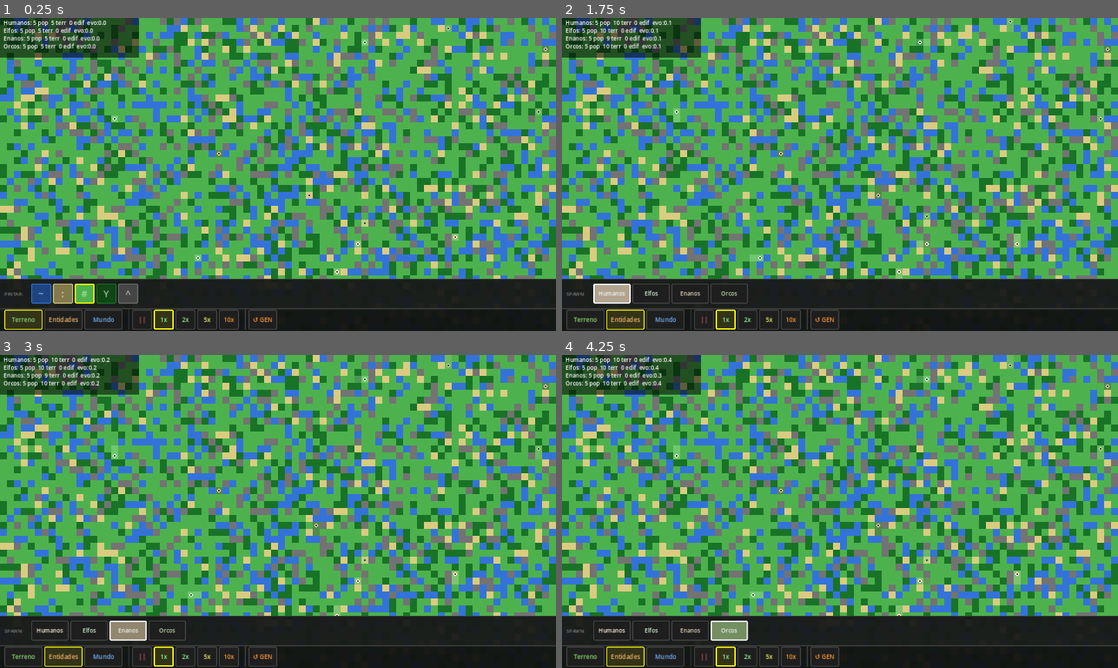
Above: before the commit, frames 1-4 (two rows, left to right).
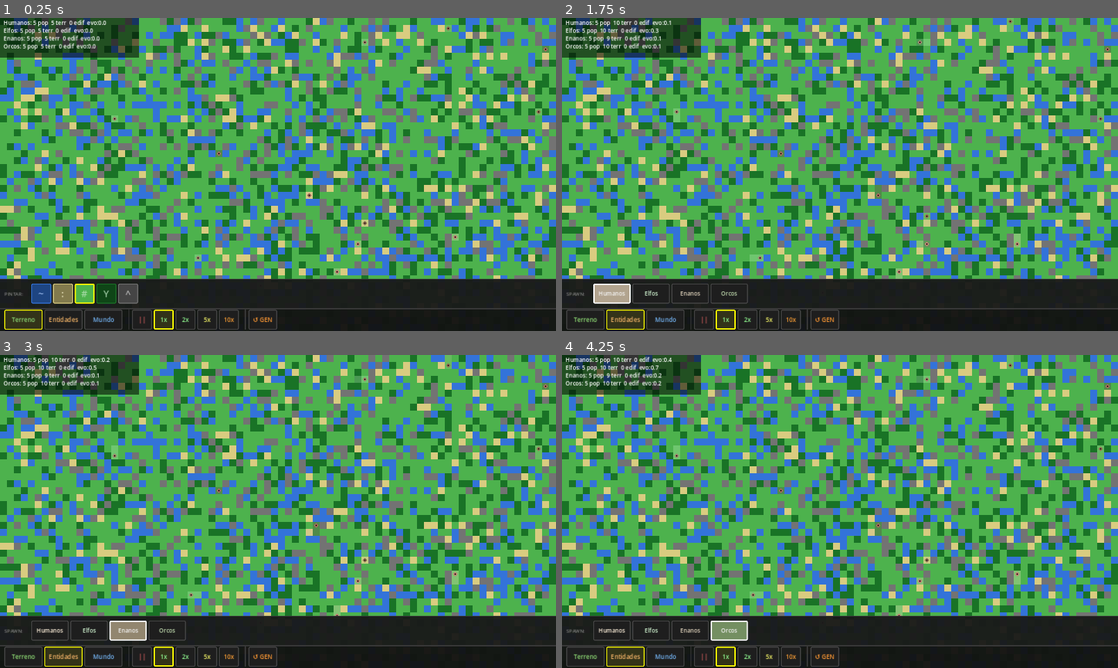
Above: after the commit, the same moments.

Repository: scastorina/civilizatio
Game: Godot game, scene res://scenes/Main.tscn
The game is run twice, just before and just after one commit, with the same random seed, the same clock (stepped at 60 frames per second) and the same inputs.
Inputs:
- Up to frame 1 (0.25 s): no input
- Up to frame 2 (1.75 s): click "Entidades" at 0.5 s; click "Humanos" at 1.25 s
- Up to frame 3 (3 s): click "Elfos" at 2 s; click "Enanos" at 2.75 s
- Up to frame 4 (4.25 s): click "Orcos" at 3.5 s

The runs differ from the first frame. In frame 1, less than 0.1% of the frame differs, in the area x 20-99%, y 2-82%; in frame 2, less than 0.1%; in frame 3, less than 0.1%, in the area x 16-99%, y 2-84%; in frame 4, less than 0.1%.

Commit message:
Add species traits, death, reproduction and territory decay
Each species now has combat/defense/evo_rate multipliers:
- Humanos: balanced (1.0/1.0/1.0)
- Elfos: weak combat, fast evolution (0.6/0.8/2.0)
- Enanos: high defense, slow evo (0.9/2.5/0.8)
- Orcos: strong attack, low defense (2.0/0.7/0.6)

Entities die when evolution_score < -20. Entities with score > 15
have a 1% chance per tick to reproduce nearby. Extinct species
gradually lose territory (3% decay per tile per tick). Entity
color shifts red as health declines.

Co-Authored-By: Claude Sonnet 4.6 <noreply@anthropic.com>

Diff:
--- a/scripts/Human.gd
+++ b/scripts/Human.gd
@@ -8,17 +8,26 @@
 var preferred_biomes: Array[String] = []
 var evolution_score := 0.0
 var age_ticks := 0
+var combat_bonus := 1.0
+var defense_bonus := 1.0
+var evo_rate := 1.0
 
-func setup(p_grid_position: Vector2i, p_tile_size: int, p_species_name: String, p_species_color: Color, p_preferred_biomes: Array[String]) -> void:
+func setup(p_grid_position: Vector2i, p_tile_size: int, p_species_name: String, p_species_color: Color, p_preferred_biomes: Array[String], p_combat: float = 1.0, p_defense: float = 1.0, p_evo_rate: float = 1.0) -> void:
 	grid_position = p_grid_position
 	tile_size = p_tile_size
 	species_name = p_species_name
 	species_color = p_species_color
 	preferred_biomes = p_preferred_biomes.duplicate()
+	combat_bonus = p_combat
+	defense_bonus = p_defense
+	evo_rate = p_evo_rate
 	evolution_score = 0.0
 	age_ticks = 0
 	_update_world_position()
 	queue_redraw()
+
+func is_dead() -> bool:
+	return evolution_score < -20.0
 
 func choose_next_cell(grid: WorldGrid, rng: RandomNumberGenerator, occupied: Dictionary) -> Vector2i:
 	var directions: Array[Vector2i] = [
@@ -67,7 +76,7 @@
 func update_evolution(current_biome: String) -> void:
 	age_ticks += 1
 	if preferred_biomes.has(current_biome):
-		evolution_score += 0.03
+		evolution_score += 0.03 * evo_rate
 	else:
 		evolution_score -= 0.01
 	evolution_score = clamp(evolution_score, -50.0, 200.0)
@@ -80,5 +89,7 @@
 	position = Vector2((grid_position.x + 0.5) * tile_size, (grid_position.y + 0.5) * tile_size)
 
 func _draw() -> void:
-	draw_circle(Vector2.ZERO, tile_size * 0.28, species_color)
+	var health := clampf((evolution_score + 20.0) / 40.0, 0.0, 1.0)
+	var c := species_color.lerp(Color(0.5, 0.1, 0.1), 1.0 - health)
+	draw_circle(Vector2.ZERO, tile_size * 0.28, c)
 	draw_circle(Vector2.ZERO, tile_size * 0.14, Color(0.20, 0.15, 0.12))
--- a/scripts/Main.gd
+++ b/scripts/Main.gd
@@ -10,10 +10,10 @@
 const MAP_PRESETS: Array[String] = ["random", "earth_like", "continent"]
 const TIME_SPEEDS: Array[float] = [0.0, 1.0, 2.0, 5.0, 10.0]
 const SPECIES_LIBRARY: Array[Dictionary] = [
-	{"name": "Humanos", "color": Color(1.0, 0.92, 0.80), "preferred": ["grass", "forest"]},
-	{"name": "Elfos",   "color": Color(0.75, 0.95, 0.75), "preferred": ["forest", "grass"]},
-	{"name": "Enanos",  "color": Color(0.82, 0.75, 0.62), "preferred": ["mountain", "forest"]},
-	{"name": "Orcos",   "color": Color(0.65, 0.80, 0.55), "preferred": ["sand", "grass"]},
+	{"name": "Humanos", "color": Color(1.0, 0.92, 0.80), "preferred": ["grass", "forest"],   "combat": 1.0, "defense": 1.0, "evo_rate": 1.0},
+	{"name": "Elfos",   "color": Color(0.75, 0.95, 0.75), "preferred": ["forest", "grass"],   "combat": 0.6, "defense": 0.8, "evo_rate": 2.0},
+	{"name": "Enanos",  "color": Color(0.82, 0.75, 0.62), "preferred": ["mountain", "forest"],"combat": 0.9, "defense": 2.5, "evo_rate": 0.8},
+	{"name": "Orcos",   "color": Color(0.65, 0.80, 0.55), "preferred": ["sand", "grass"],     "combat": 2.0, "defense": 0.7, "evo_rate": 0.6},
 ]
 
 var rng := RandomNumberGenerator.new()
@@ -21,6 +21,8 @@
 var humans: Array[Human] = []
 var move_tick_accumulator := 0.0
 var _species_colors: Dictionary = {}
+var _species_combat: Dictionary = {}
+var _species_defense: Dictionary = {}
 
 var current_speed_idx := 1
 var current_map_idx := 0
@@ -32,7 +34,10 @@
 func _ready() -> void:
 	rng.randomize()
 	for sp: Dictionary in SPECIES_LIBRARY:
-		_species_colors[sp["name"] as String] = sp["color"] as Color
+		var n := sp["name"] as String
+		_species_colors[n]  = sp["color"] as Color
+		_species_combat[n]  = sp["combat"] as float
+		_species_defense[n] = sp["defense"] as float
 	ui = GameUI.new()
 	add_child(ui)
 	ui.setup_species(SPECIES_LIBRARY)
@@ -52,6 +57,7 @@
 		_move_humans()
 		_update_evolution()
 		_resolve_combat()
+		_decay_dead_territories()
 		ticked = true
 	if ticked:
 		queue_redraw()
@@ -116,7 +122,8 @@
 	var preferred: Array[String] = []
 	preferred.assign(species["preferred"])
 	var human := Human.new()
-	human.setup(cell, TILE_SIZE, species["name"], species["color"], preferred)
+	human.setup(cell, TILE_SIZE, species["name"], species["color"], preferred,
+		species["combat"] as float, species["defense"] as float, species["evo_rate"] as float)
 	world_grid.set_owner(cell, species["name"] as String)
 	add_child(human)
 	humans.append(human)
@@ -144,7 +151,9 @@
 			var target_owner := world_grid.get_owner(target)
 			if target_owner == "" or target_owner == human.species_name:
 				continue
-			if rng.randf() < _conquest_chance(world_grid.get_structure(target)):
+			var def_bonus: float = _species_defense.get(target_owner, 1.0)
+			var chance := _conquest_chance(world_grid.get_structure(target)) * human.combat_bonus / def_bonus
+			if rng.randf() < chance:
 				world_grid.set_owner(target, human.species_name)
 
 func _conquest_chance(structure: String) -> float:
@@ -155,6 +164,7 @@
 		_:         return 0.05
 
 func _update_evolution() -> void:
+	var to_remove: Array[Human] = []
 	for human in humans:
 		var cell := human.grid_position
 		human.update_evolution(world_grid.get_biome(cell))
@@ -162,6 +172,45 @@
 		match world_grid.get_structure(cell):
 			"village": human.evolution_score += 0.02
 			"town":    human.evolution_score += 0.05
+		if human.is_dead():
+			to_remove.append(human)
+	for dead in to_remove:
+		humans.erase(dead)
+		dead.queue_free()
+	if humans.size() < MAX_HUMANS:
+		for human in humans.duplicate():
+			if human.evolution_score > 15.0 and humans.size() < MAX_HUMANS:
+				if rng.randf() < 0.01:
+					_try_reproduce(human)
+
+func _try_reproduce(parent: Human) -> void:
+	var dirs: Array[Vector2i] = [Vector2i(1,0), Vector2i(-1,0), Vector2i(0,1), Vector2i(0,-1)]
+	for dir in dirs:
+		var cell := parent.grid_position + dir
+		if world_grid.is_walkable(cell) and not _has_human_in_cell(cell):
+			var sp := _find_species(parent.species_name)
+			if not sp.is_empty():
+				_spawn_human_at(cell, sp)
+				parent.evolution_score -= 8.0
+			return
+
+func _find_species(sp_name: String) -> Dictionary:
+	for sp: Dictionary in SPECIES_LIBRARY:
+		if sp["name"] == sp_name:
+			return sp
+	return {}
+
+func _decay_dead_territories() -> void:
+	var living: Dictionary = {}
+	for human in humans:
+		living[human.species_name] = true
+	for y in range(world_grid.height):
+		for x in range(world_grid.width):
+			var cell := Vector2i(x, y)
+			var owner := world_grid.get_owner(cell)
+			if owner != "" and not living.has(owner):
+				if rng.randf() < 0.03:
+					world_grid.set_owner(cell, "")
 
 func _draw() -> void:
 	for y in range(world_grid.height):
@@ -230,7 +279,10 @@
 			continue
 		var evo: float = stats[sp_name]["evo"] / maxf(float(pop), 1.0)
 		var buildings: int = stats[sp_name]["buildings"]
-		result.append("%s: %d pop  %d terr  %d edif  evo:%.1f" % [sp_name, pop, tiles, buildings, evo])
+		var line := "%s: %d pop  %d terr  %d edif  evo:%.1f" % [sp_name, pop, tiles, buildings, evo]
+		if pop == 0 and tiles > 0:
+			line += "  [EXTINTO]"
+		result.append(line)
 	if result.is_empty():
 		result.append("Sin entidades — usa tab Entidades")
 	return result
